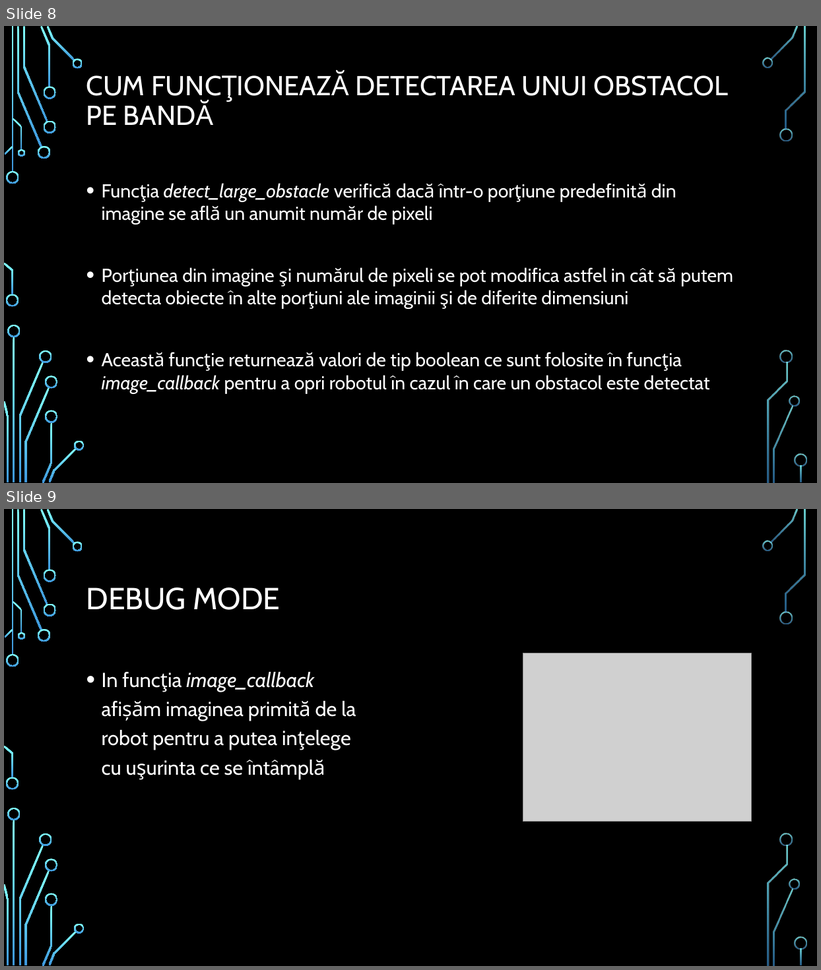
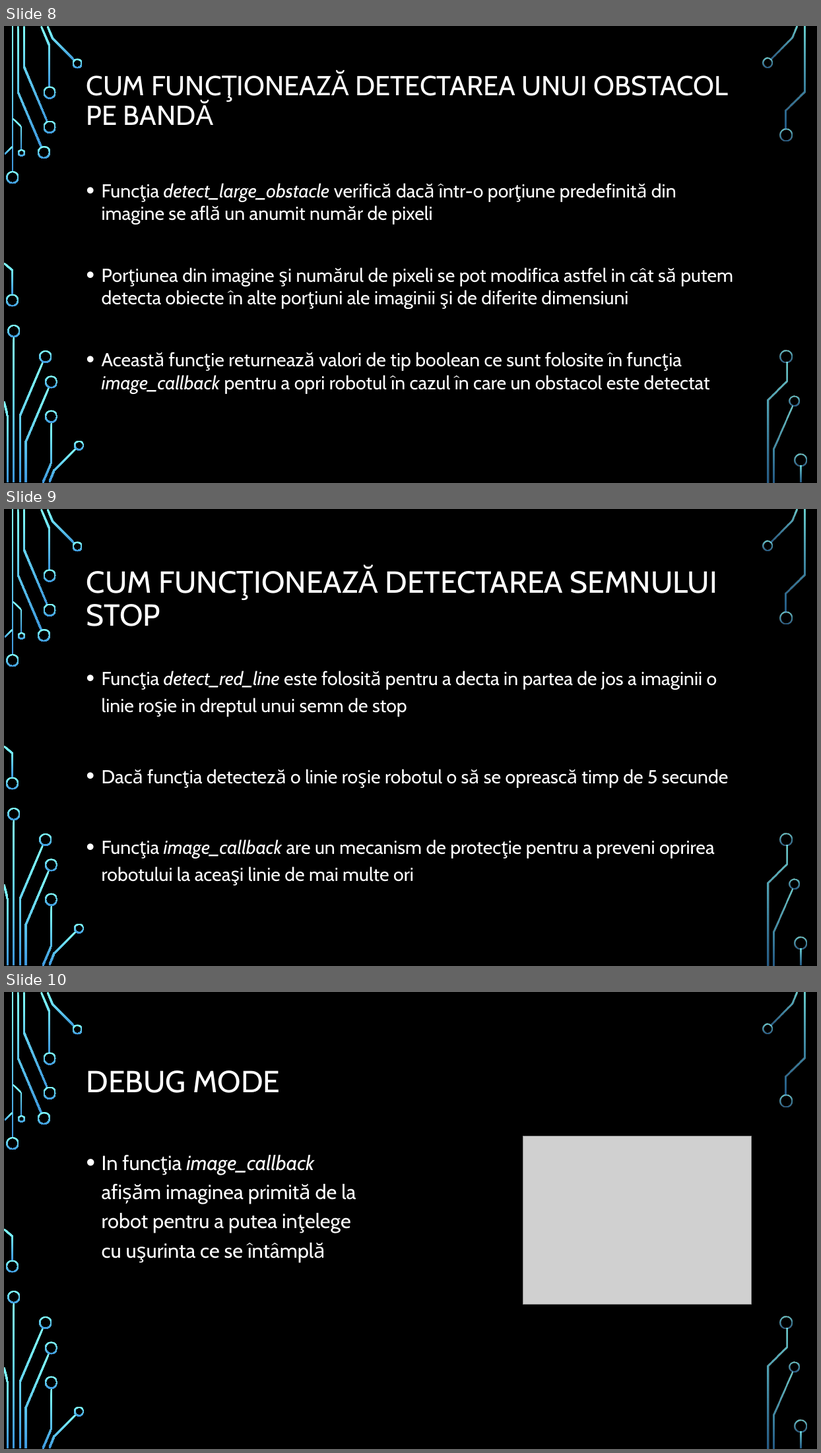
Before and after one commit to Masiva3399/Proiect_Sincretic, a slide deck: ProiectSincretic_Pitiorka.pptx. Shown one above the other, each under a label of ours: slides 8 and 9 before the commit, slides 8, 9 and 10 after it. The pictures are 821x970 and 821x1453 pixels, drawn with LibreOffice and Linux fonts; fonts in the diff are those of the drawing; grey boxes stand for pictures; background and template pictures are left out. Boxes give left, top, right and bottom in pixels: in the first picture for what was removed or moved away, otherwise in the second. Text is boxed around its words. In the diff, an @@ line names an element or a change of style, - is before the commit and + after.

Commit message:
Update pentru documentatie si prezentare

```diff
--- a/ProiectSincretic_Pitiorka.pptx
+++ b/ProiectSincretic_Pitiorka.pptx
@@ slide 9 added at <box>4,509,817,966</box>, background picture (left out); not listed: 36 template elements that a slide beside it also shows @@
@@ title added at <box>86,567,717,626</box>, 36 pt, text #FFFFFF @@
+CUM FUNCŢIONEAZĂ DETECTAREA SEMNULUI STOP
@@ text added at <box>102,671,728,886</box>, 22.2 pt, text #FFFFFF @@
+• Funcţia detect_red_line este folosită pentru a decta in partea de jos a imaginii o linie roşie in dreptul unui semn de stop
+• Dacă funcţia detecteză o linie roşie robotul o să se oprească timp de 5 secunde
+• Funcţia image_callback are un mecanism de protecţie pentru a preveni oprirea robotului la aceaşi linie de mai multe ori
@@ what was slide 9 is now slide 10 @@
```
Also in this commit, not shown: 1 slide changed, 1 other file.
